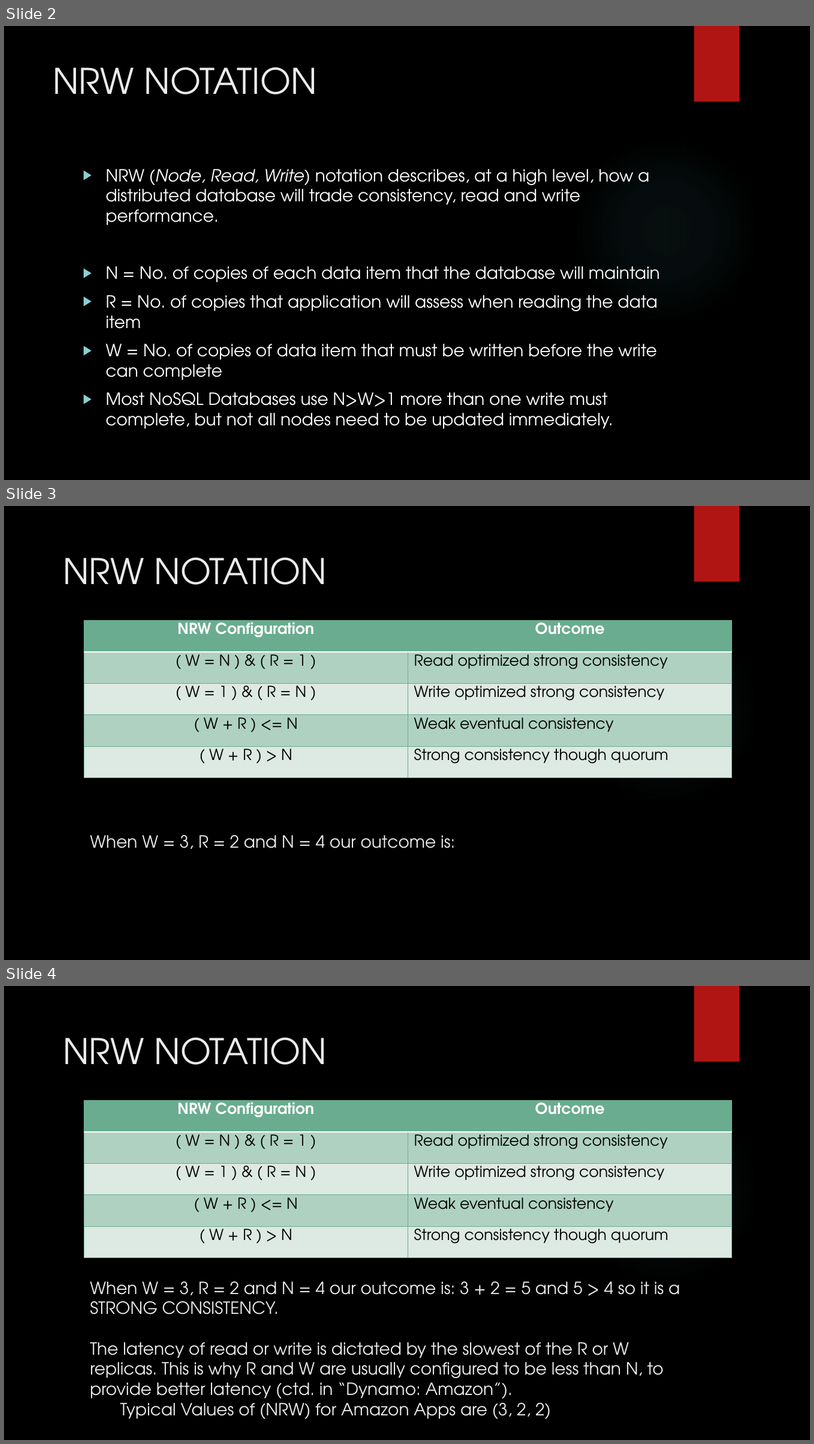
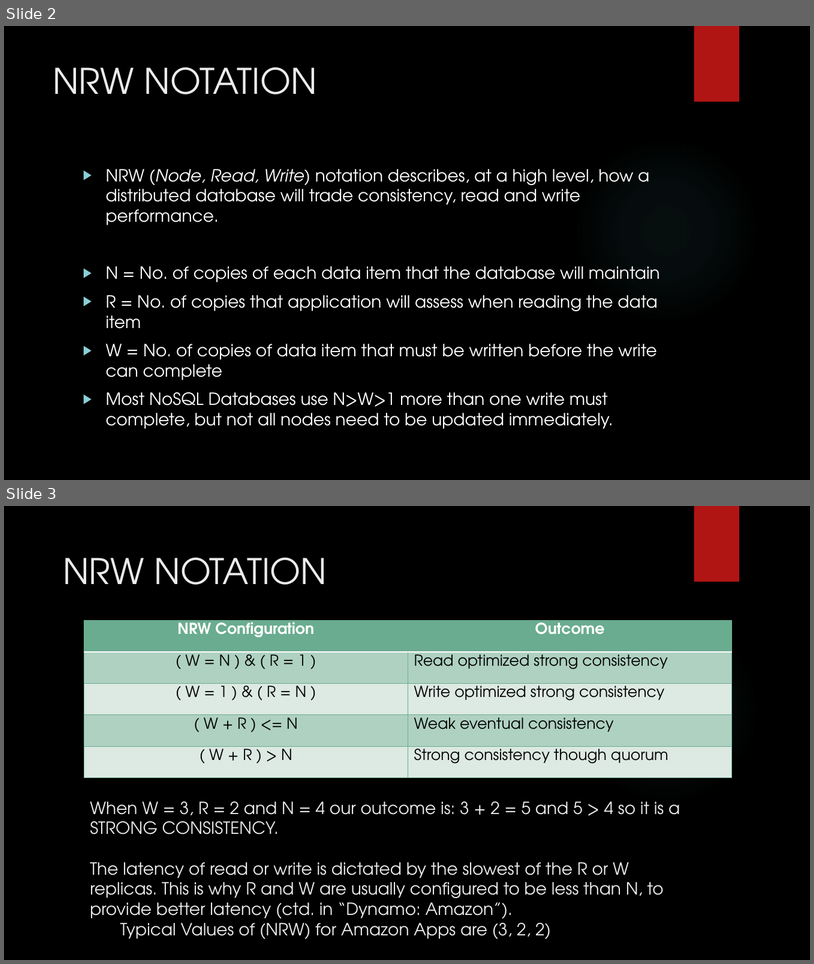
Before and after one commit to MaxWOU/cs364pptx, a slide deck: group6slidshow.pptx. Shown one above the other, each under a label of ours: slides 2, 3 and 4 before the commit, slides 2 and 3 after it. The pictures are 814x1444 and 814x964 pixels, drawn with LibreOffice and Linux fonts; fonts in the diff are those of the drawing; background and template pictures are left out. Boxes give left, top, right and bottom in pixels: in the first picture for what was removed or moved away, otherwise in the second. Text is boxed around its words. In the diff, an @@ line names an element or a change of style, - is before the commit and + after.

```diff
--- a/group6slidshow.pptx
+++ b/group6slidshow.pptx
@@ slide 3 removed at box(4, 506, 810, 960), background picture (left out); not listed: 2 template elements that a slide beside it also shows @@
@@ text removed at box(63, 557, 327, 585) @@
-NRW NOTATION
@@ table removed at box(84, 621, 732, 778), 5 rows, 2 columns @@
-NRW Configuration | Outcome
-( W = N ) & ( R = 1 ) | Read optimized strong consistency
-( W = 1 ) & ( R = N ) | Write optimized strong consistency
-( W + R ) <= N | Weak eventual consistency
-( W + R ) > N | Strong consistency though quorum
@@ title removed at box(90, 835, 455, 849) @@
-When W = 3, R = 2 and N = 4 our outcome is:
@@ what was slide 4 is now slide 3 @@
```
